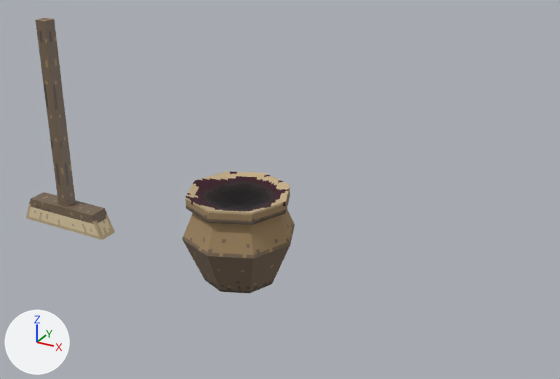
One commit to the Blender file SrcAssets/models.blend: the scene before it, then after it.
Both versions are drawn from a 50 mm lens placed at (3.21, -5.1, 3.47), pointed at (0.34, 0.1, 0.86). The axes (+X, +Y, +Z) are drawn at lower left. The lights are the same throughout.

In view in the first picture: 'Broom', 'Pot'.
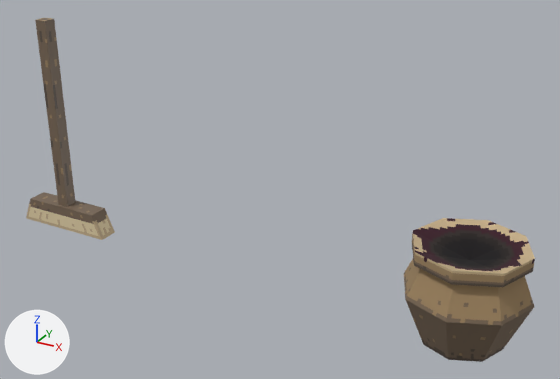
Where the change shows, as pixel boxes [x1, y1, x2, y2] in the pictures (560 x 379 px):
```json
{"object": "Pot", "change": "moved", "before": [182, 171, 295, 293], "after": [404, 218, 535, 362]}
```

Edits to the scene script, one JSON object a line:
```json
{"op": "set", "path": "ob_pot.location", "old": "(0.0, 0.0, 0.0)", "new": "(2.0, 0.0, 0.0)"}
```
